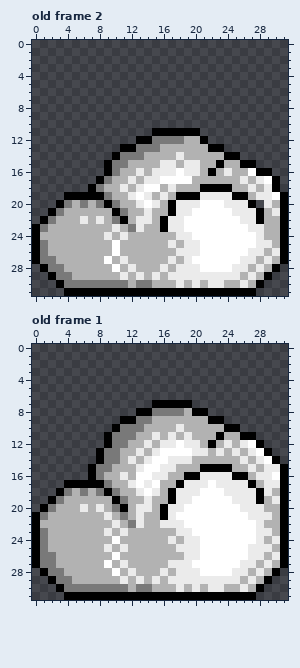
File history of a animated GIF sprite, frontend/assets/images/sprites/raincloud.gif. The picture above is the old version.
The file is 320x320 pixels, drawn in blocks of 10x10; one block is one cell here. Shown: old frame 2, old frame 1. The commit also changed other frames, which this record leaves out.
The same view after the edit:
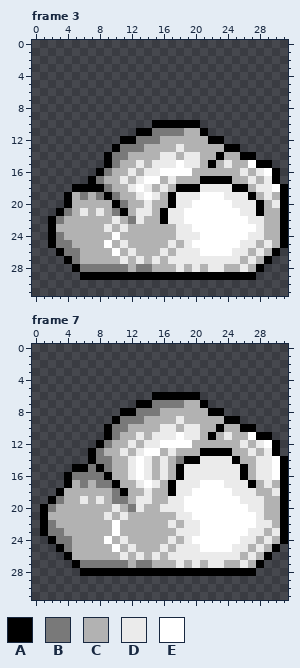
Palette (. is transparent): A #000000  B #797979  C #b2b2b2  D #ebebeb  E #ffffff
A new or re-ordered frame is compared with the old frame closest to it.
Difference:
frames 2 -> 8
--- frame 3 is new; against old frame 2
@@ x 0..31 @@
  9 ................................
-10 ................................
-11 ...............AAAAAA...........
-12 .............AABBBBCCA..........
-13 ...........AABBBCCCCCCAA........
-14 ..........ABBBCCCCDCCCCCAA......
-15 .........ABBCCCCDDCDDCCACCAA....
-16 .........ABCCDCDDDEDDCACDCCEAA..
-17 ........ABCCDCDDEEEECCCCCCDCDEA.
-18 .......ABCCDCDEECDCCCAAAACCDCDA.
-19 ....AAAAABCCDEDCDCAAADDDDAACDDEA
-20 ...ABCBCBABCCDEDCADDDEEEDDDA.DCA
-21 ..ABCCCCCCABCCDCCADDEEEEEDDDACDA
-22 .ABCCCDCDCBACDDCADDEEEEEEEDDACCA
-23 ABCCCCCCCCDCBDCCADDEEEEEEEEDDCCA
-24 ACCCCCCCCDCDCCCCCCDDEEEEEEEEDCCA
-25 ABCCCCCCCCECCCCCCDCDDEEEEEEEDDCA
-26 ABCCCCCCCCECCCCCCCDDDEEEEEEDDCDA
-27 ABBCCCCCCECDCCCCCDCDEEEEEEDDCDCA
-28 .ABBCCCCCCECDCCCDCDDDEEEEDDCDCA.
-29 ..ABBCCCCCCDCDCDCDDDDDDDDDCDCA..
-30 ...ABBBBBBBBCBBCCCDCDCDDCCDCA...
-31 ....AAAAAAAAAAAAAAAAAAAAAAAA....
+10 ...............AAAAAA...........
+11 .............AABBBBCCA..........
+12 ...........AABBBCCCCCCAA........
+13 ..........ABBBCCCCDCCCCCAA......
+14 .........ABBCCCCDDCDDCCACCAA....
+15 .........ABCCDCDDDEDDCACDCCEAA..
+16 ........ABCCDCDDEEEECCCCCCDCDEA.
+17 .......ABCCDCDEECDCCCAAAACCDCDA.
+18 .....AAAABCCDEDCDCAAADDDDAACDDEA
+19 ....ACBCBABCCDEDCADDDEEEDDDACDCA
+20 ....ACCCCCABCCDCCADDEEEEEDDDACDA
+21 ...ABCDCDCBACDDCADDEEEEEEEDDACCA
+22 ..ABCCCCCCDCBDCCADDEEEEEEEEDDCCA
+23 ..ACCCCCCDCDCCCCCCDDEEEEEEEEDCCA
+24 ..ABCCCCCCECCCCCCCDDDEEEEEEDDCCA
+25 ..ABBCCCCECDCCCCCDCDEEEEEEDDCDCA
+26 ...ABBCCCCECDCCCDCDDDEEEEDDCDCA.
+27 ....ABCCCCCDCDCDCDDDDDDDDDCDCA..
+28 .....ABBBBBBCBBCCCDCDCDDCCDCA...
+29 ......AAAAAAAAAAAAAAAAAAAAAA....
+30 ................................
+31 ................................
--- frame 7 is new; against old frame 1
@@ x 0..31 @@
  5 ................................
- 6 ................................
- 7 ...............AAAAA............
- 8 .............AABBBBCAA..........
- 9 ...........AABBCCCCCCCAA........
-10 ..........ABBBCCCCDCCCCCAA......
-11 .........ABBBCCDCDCDCCCACCAA....
-12 .........ABBCCDCDDEDDCACDCDEA...
-13 ........ABBCCDCDEEEEDDCDCDCDEA..
-14 ........ABBCDCDEEDDDCCCCCCDCDEA.
-15 .......ABBCCCDEEDDCCCAAAACCDCDDA
-16 .......ABCCDCEEDDCCAADDDDAACDDEA
-17 ....AAAAABCCDEDECCADDDEDDDDACDDA
-18 ...ABCBCBABCCDEDCADDDEEEDDDDADCA
-19 ..ABCCCCCCABCCDCCADDEEEEEDDDACDA
-20 .ABCCCDCDCBACDDCADDEEEEEEEDDDCCA
-21 ABCCCCCCCDCBCDCCADEEEEEEEEEDDDCA
-22 ACCCCCCCCCDCBDCCDDDEEEEEEEEEDCCA
-23 ABCCCCCCCDCDCCCCCCDDEEEEEEEEDDCA
-24 ABCCCCCCCCECCCCCCDCDDEEEEEEEDCDA
-25 ABCCCCCCCDCDCCCCCCDDDEEEEEEDDDCA
-26 ABBCCCCCCCECCCCCCCCDDEEEEEEDDCDA
-27 ABBCCCCCCECDCCCCCDDDEEEEEEDDCDCA
-28 .ABBCCCCCCECDCCCDCDDDEEEEDDCDCA.
-29 ..ABBCCCCCCDCDCDCDDDDDDDDDCDCA..
-30 ...ABBBBBBBBCBBCCCDCDCDDCCDCA...
-31 ....AAAAAAAAAAAAAAAAAAAAAAAA....
+ 6 ...............AAAAAA...........
+ 7 .............AABBBBCCA..........
+ 8 ...........AABBBCCCCCCAA........
+ 9 ..........ABBBCCCCDCCCCCAA......
+10 .........ABBCCCCDDCDDCCACCAA....
+11 .........ABCCDCDDDEDDCACDCCEAA..
+12 ........ABCCDCDDEEEECCCCCCDCDEA.
+13 .......ABCCDCDEECDCCCAAAACCDCDA.
+14 .......ABBCCDEDCDCBAADDDDACCDDEA
+15 .....AABABCCDEDCDCADDDDDDDACDDEA
+16 ....ABBBBACCDEDCDCADDDDDDDACDDEA
+17 ....ACBCBBACCDEDCADDDEEEDDDACDCA
+18 ...ACCCCCCBACCDCCADDEEEEEDDDCCDA
+19 ..ABCCDCDCBBCDDCCDDEEEEEEEDDDCCA
+20 .ABCCCCCCCDCBDCCDDDEEEEEEEEDDCCA
+21 .ACCCCCCCDCDCCCCCCDDEEEEEEEEDCCA
+22 .ABCCCCCCCECCCCCCDCDDEEEEEEEDDCA
+23 .ABBCCCCCCECCCCCCCDDDEEEEEEDDCDA
+24 ..ABBCCCCECDCCCCCDCDEEEEEEDDCDCA
+25 ...ABCCCCCECDCCCDCDDDEEEEDDCDCA.
+26 ....ACCCCCCDCDCDCDDDDDDDDDCDCA..
+27 .....ABBBBBBCBBCCCDCDCDDCCDCA...
+28 ......AAAAAAAAAAAAAAAAAAAAAA....
+29 ................................
+30 ................................
+31 ................................
Where, in picture pixels (left, top, right, bottom), the same in both pictures:
changed: (32, 120, 288, 296)
changed: (32, 392, 288, 600)
